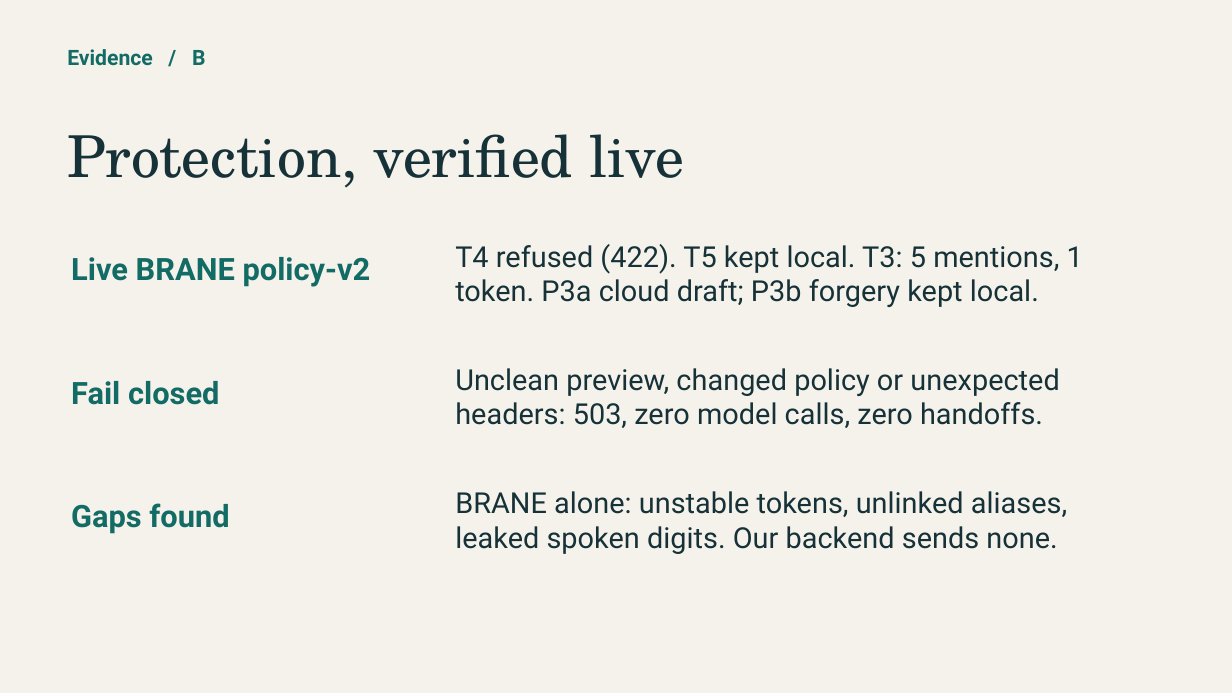
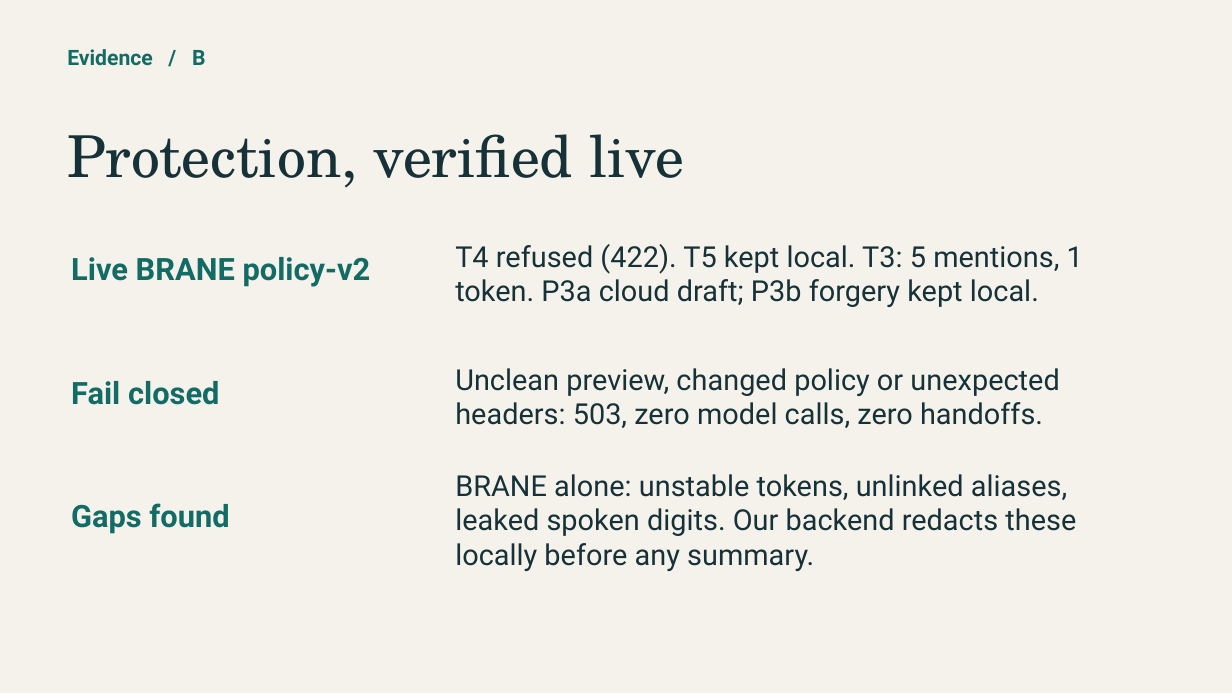
Before and after one commit to AnaCulo/mainhackathon, a slide deck: slide 4 of pitch/Culo-pitch.pptx. Drawn at 1232x693 pixels with LibreOffice and Linux fonts; fonts in the diff are those of the drawing. Boxes give left, top, right and bottom in pixels: in the first picture for what was removed or moved away, otherwise in the second. Text is boxed around its words. In the diff, an @@ line names an element or a change of style, - is before the commit and + after.

```diff
--- a/pitch/Culo-pitch.pptx
+++ b/pitch/Culo-pitch.pptx
@@ text at (x1=455, y1=474, x2=1076, y2=571): text changed @@
-BRANE alone: unstable tokens, unlinked aliases, leaked spoken digits. Our backend sends none.
+BRANE alone: unstable tokens, unlinked aliases, leaked spoken digits. Our backend redacts these locally before any summary.
```
Also in this commit, not shown: 14 other files.
